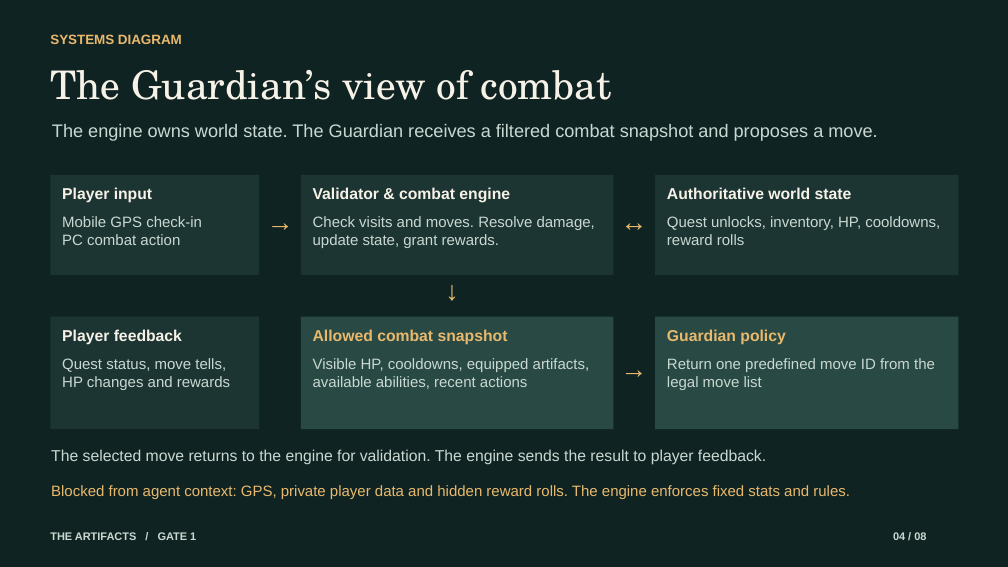
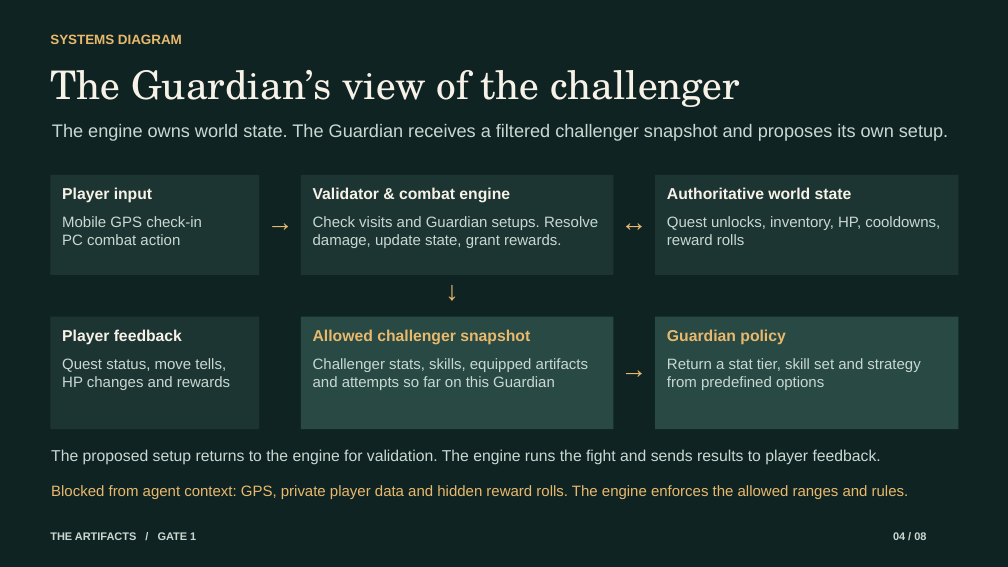
Before and after one commit to SM5858/the-artifacts, a slide deck: slide 4 of deck/The Artifacts - G1.pptx. Drawn at 1008x567 pixels with LibreOffice and Linux fonts; fonts in the diff are those of the drawing. Boxes give left, top, right and bottom in pixels: in the first picture for what was removed or moved away, otherwise in the second. Text is boxed around its words. In the diff, an @@ line names an element or a change of style, - is before the commit and + after.

```diff
--- a/deck/The Artifacts - G1.pptx
+++ b/deck/The Artifacts - G1.pptx
@@ text at <box>50,70,741,107</box>: text changed @@
-The Guardian’s view of combat
+The Guardian’s view of the challenger
@@ text at <box>52,124,948,141</box>: text changed @@
-The engine owns world state. The Guardian receives a filtered combat snapshot and proposes a move.
+The engine owns world state. The Guardian receives a filtered challenger snapshot and proposes its own setup.
@@ text at <box>313,216,598,248</box>: text changed @@
-Check visits and moves. Resolve damage, update state, grant rewards.
+Check visits and Guardian setups. Resolve damage, update state, grant rewards.
@@ text at <box>313,329,530,345</box>: text changed @@
-Allowed combat snapshot
+Allowed challenger snapshot
@@ text at <box>313,358,588,390</box>: text changed @@
-Visible HP, cooldowns, equipped artifacts, available abilities, recent actions
+Challenger stats, skills, equipped artifacts and attempts so far on this Guardian
@@ text at <box>667,358,920,390</box>: text changed @@
-Return one predefined move ID from the legal move list
+Return a stat tier, skill set and strategy from predefined options
@@ text at <box>51,449,881,465</box>: text changed @@
-The selected move returns to the engine for validation. The engine sends the result to player feedback.
+The proposed setup returns to the engine for validation. The engine runs the fight and sends results to player feedback.
@@ text at <box>51,485,909,499</box>: text changed @@
-Blocked from agent context: GPS, private player data and hidden reward rolls. The engine enforces fixed stats and rules.
+Blocked from agent context: GPS, private player data and hidden reward rolls. The engine enforces the allowed ranges and rules.
```
Also in this commit, not shown: 5 other slides changed, 3 other files.
